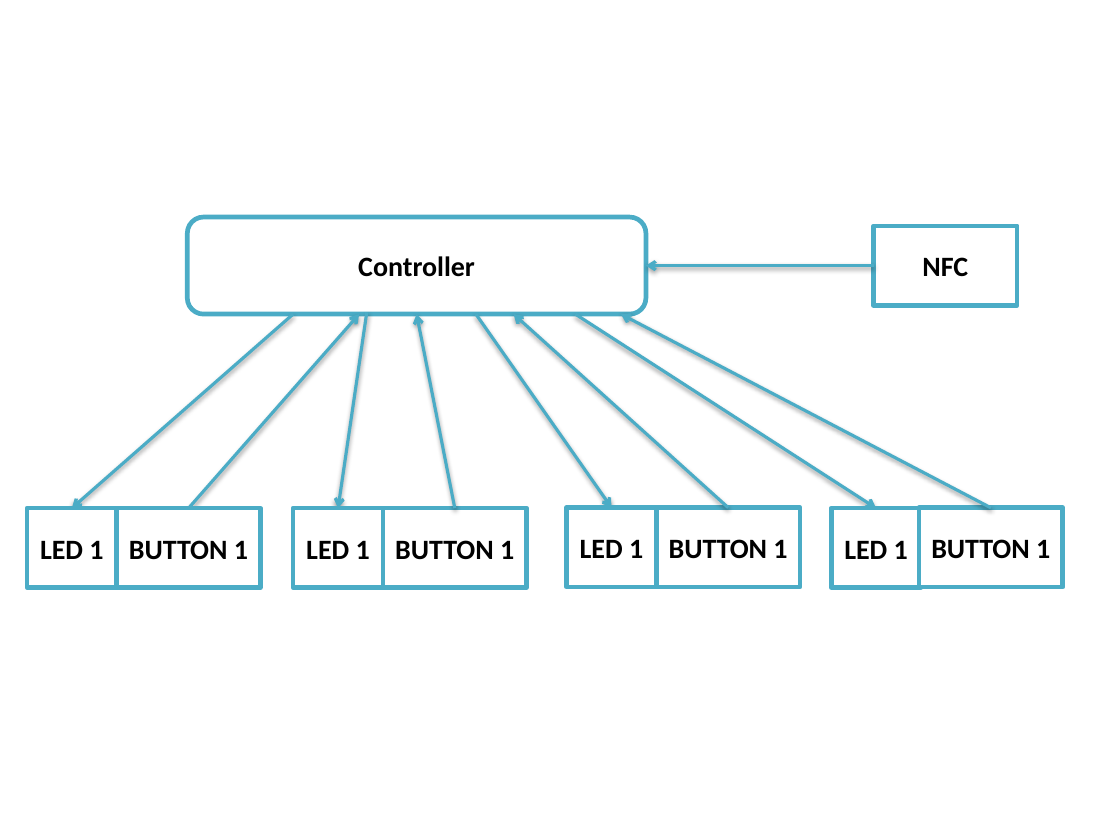
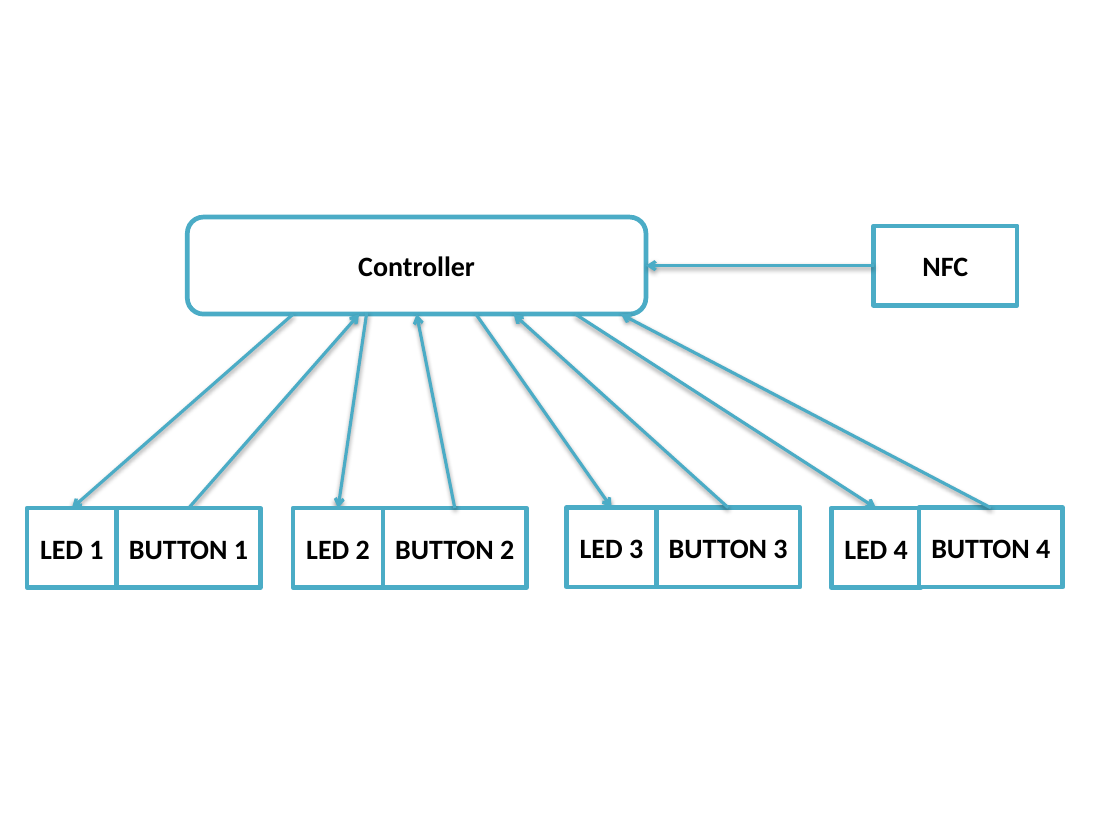
Before and after one commit to changchuming/launderer, a slide deck: slide 1 of Diagram.pptx. Drawn at 1120x840 pixels with LibreOffice and Linux fonts; fonts in the diff are those of the drawing. Boxes give left, top, right and bottom in pixels: in the first picture for what was removed or moved away, otherwise in the second. Text is boxed around its words. In the diff, an @@ line names an element or a change of style, - is before the commit and + after.

```diff
--- a/Diagram.pptx
+++ b/Diagram.pptx
@@ text in rectangle at [580, 539, 643, 559]: text changed @@
-LED 1
+LED 3
@@ text in rectangle at [669, 539, 787, 559]: text changed @@
-BUTTON 1
+BUTTON 3
@@ text in rectangle at [931, 539, 1050, 559]: text changed @@
-BUTTON 1
+BUTTON 4
@@ text in rectangle at [306, 540, 370, 559]: text changed @@
-LED 1
+LED 2
@@ text in rectangle at [395, 540, 514, 560]: text changed @@
-BUTTON 1
+BUTTON 2
@@ text in rectangle at [844, 540, 908, 559]: text changed @@
-LED 1
+LED 4
```
Also in this commit, not shown: 2 other files.
